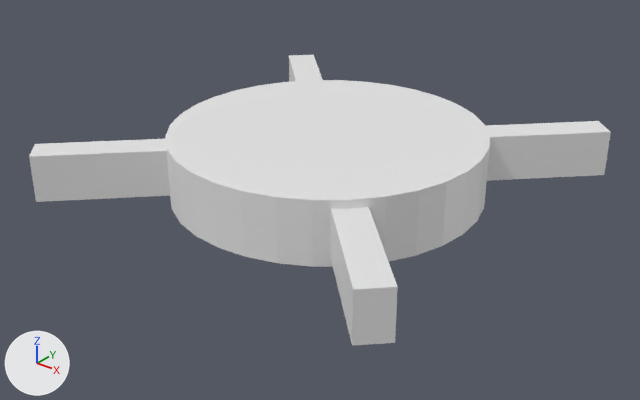
Before and after pictures for a commit that changed the Blender file BlenderModels/SlipTable.blend.
Camera for both pictures: a 50 mm lens placed at (15.96, -20.33, 11.11), pointed at (0.16, -0.58, -1.14). The axes (+X, +Y, +Z) are drawn at lower left. The lights are the same throughout.

Before the edit, the objects in view are built like this:
```python
me_cube_001 = bpy.data.meshes.new('Cube.001')
me_cube_001.from_pydata(...)  # a box spanning x -1.0..1.0, y -1.0..1.0, z -1.0..1.0
me_cube_002 = bpy.data.meshes.new('Cube.002')
me_cube_002.from_pydata(...)  # a box spanning x -1.0..1.0, y -1.0..1.0, z -1.0..1.0
me_cylinder_001 = bpy.data.meshes.new('Cylinder.001')
me_cylinder_001.from_pydata(...)  # a 32-sided cylinder along z spanning x -1.0..1.0, y -1.0..1.0, z -1.0..1.0
ob_sliptable = bpy.data.objects.new('SlipTable', me_cylinder_001)
ob_sliptable.location = (0.0, 0.0, 0.0)
ob_sliptable.scale = (5.0, 5.0, 1.0)
_m = ob_sliptable.modifiers.new('SimpleDeform', 'SIMPLE_DEFORM')
_m.deform_method = 'STRETCH'
_m.deform_axis = 'Z'
_m.factor = 0.0
_m.angle = 0.0
ob_tablearm1 = bpy.data.objects.new('TableArm1', me_cube_001)
ob_tablearm1.parent = ob_sliptable
ob_tablearm1.matrix_parent_inverse = Matrix(((0.2, 0.0, 0.0, 0.0), (0.0, 0.2, 0.0, 0.0), (0.0, 0.0, 1.0, 0.0), (0.0, 0.0, 0.0, 1.0)))
ob_tablearm1.location = (0.0, 0.0, 0.0)
ob_tablearm1.rotation_euler = (0.0, 0.0, 0.785)  # degrees (0, 0, 45)
ob_tablearm1.scale = (9.0, 0.5, 0.75)
ob_tablearm2 = bpy.data.objects.new('TableArm2', me_cube_002)
ob_tablearm2.parent = ob_sliptable
ob_tablearm2.matrix_parent_inverse = Matrix(((0.2, 0.0, 0.0, 0.0), (0.0, 0.2, 0.0, 0.0), (0.0, 0.0, 1.0, 0.0), (0.0, 0.0, 0.0, 1.0)))
ob_tablearm2.location = (0.0, 0.0, 0.0)
ob_tablearm2.rotation_euler = (0.0, 0.0, -0.785)  # degrees (0, 0, -45)
ob_tablearm2.scale = (9.0, 0.5, 0.75)
```
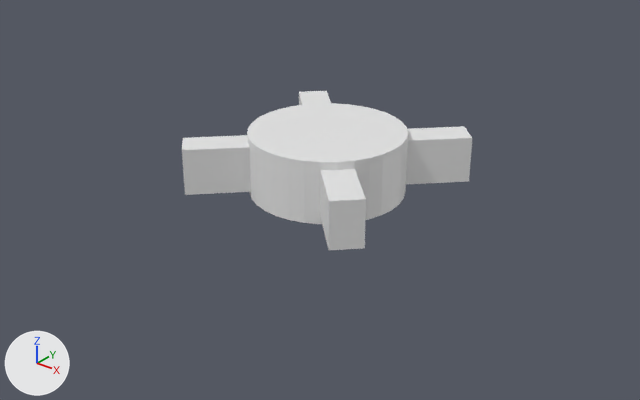
Where the change shows, as pixel boxes (x1, y1, x2, y2) in the pictures (640 x 400 px):
'SlipTable', rescaled (50% narrower, 35% shorter): before (165, 80, 490, 267); after (247, 103, 408, 224)
'TableArm1', rescaled (50% narrower, 15% shorter): before (29, 121, 611, 202); after (182, 126, 472, 195)
'TableArm2', rescaled (38% narrower, 45% shorter): before (289, 55, 398, 346); after (299, 91, 366, 250)

The edits, one by one:
Object 'TableArm1' (ob_tablearm1) is rescaled from (9.0, 0.5, 0.75) to (9.0, 1.0, 0.75).
Object 'TableArm2' (ob_tablearm2) is rescaled from (9.0, 0.5, 0.75) to (9.0, 1.0, 0.75).
Object 'SlipTable' (ob_sliptable) is rescaled from (5.0, 5.0, 1.0) to (2.5, 2.5, 1.0).
